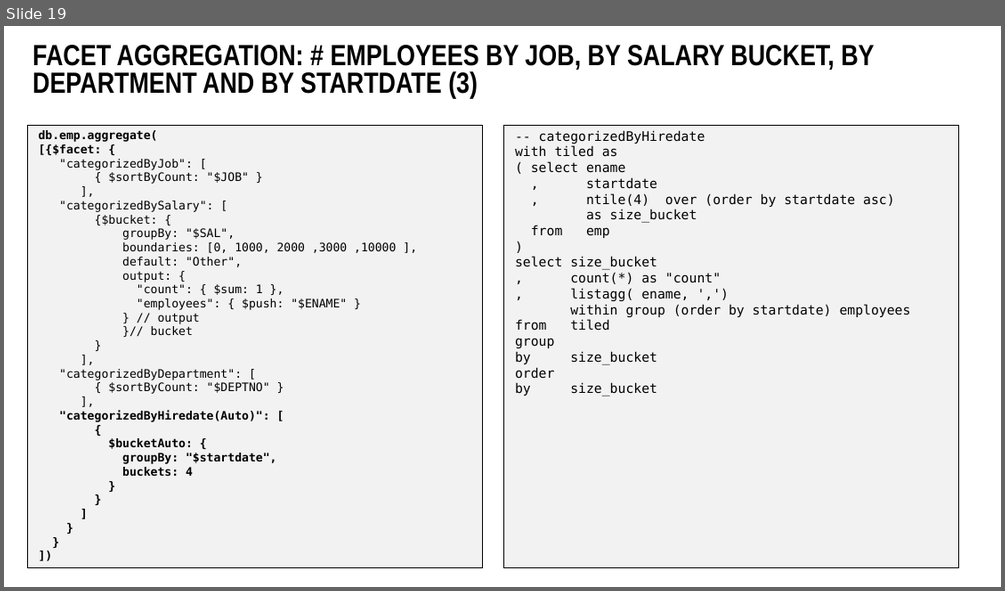
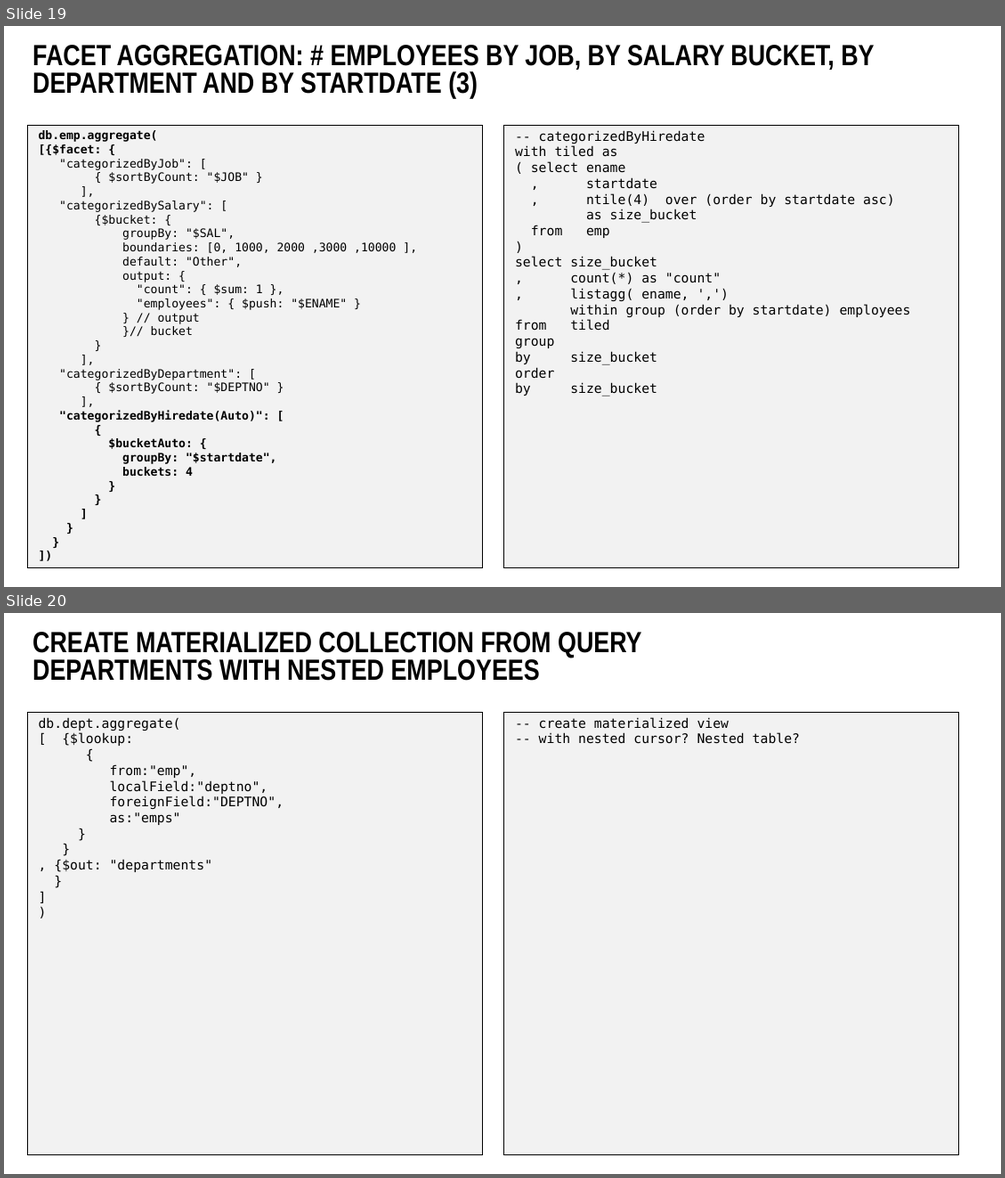
Before and after one commit to lucasjellema/sig-nosql-mongodb, a slide deck: mongodb-find-agg-vs-oracle-sql.pptx. Shown one above the other, each under a label of ours: slide 19 before the commit, slides 19 and 20 after it. The pictures are 1005x591 and 1005x1178 pixels, drawn with LibreOffice and Linux fonts; fonts in the diff are those of the drawing; background and template pictures are left out. Boxes give left, top, right and bottom in pixels: in the first picture for what was removed or moved away, otherwise in the second. Text is boxed around its words. In the diff, an @@ line names an element or a change of style, - is before the commit and + after.

Commit message:
Adding geo, text, nested & materialized

```diff
--- a/mongodb-find-agg-vs-oracle-sql.pptx
+++ b/mongodb-find-agg-vs-oracle-sql.pptx
@@ slide 20 added at (x1=4, y1=613, x2=1001, y2=1174), background #FFFFFF @@
@@ title added at (x1=32, y1=632, x2=642, y2=681), 40 pt, text #000000, bold @@
+CREATE MATERIALIZED COLLECTION FROM QUERY
+DEPARTMENTS WITH NESTED EMPLOYEES
@@ rectangle added at (x1=27, y1=712, x2=482, y2=1155), fill #F2F2F2, outline #000000 0.5 pt @@
@@ text added at (x1=39, y1=717, x2=284, y2=872), 18 pt, text #000000 @@
+db.dept.aggregate(
+[ {$lookup:
+{
+from:"emp",
+localField:"deptno",
+foreignField:"DEPTNO",
+as:"emps"
+}
+}
+, {$out: "departments"
+}
+]
+)
@@ rectangle added at (x1=503, y1=712, x2=958, y2=1155), fill #F2F2F2, outline #000000 0.5 pt @@
@@ text added at (x1=539, y1=717, x2=800, y2=744), 18 pt, text #000000 @@
+-- create materialized view
+-- with nested cursor? Nested table?
```
Also in this commit, not shown: 11 other slides added.
